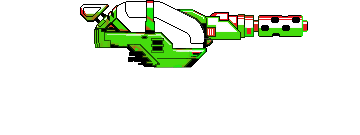
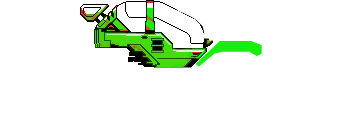
The second 360×135 image is a revision of the first. Changes to its layers:
showed "Layer 8" over [195, 41, 262, 67]
hid "Layer 7" over [176, 9, 308, 41]
